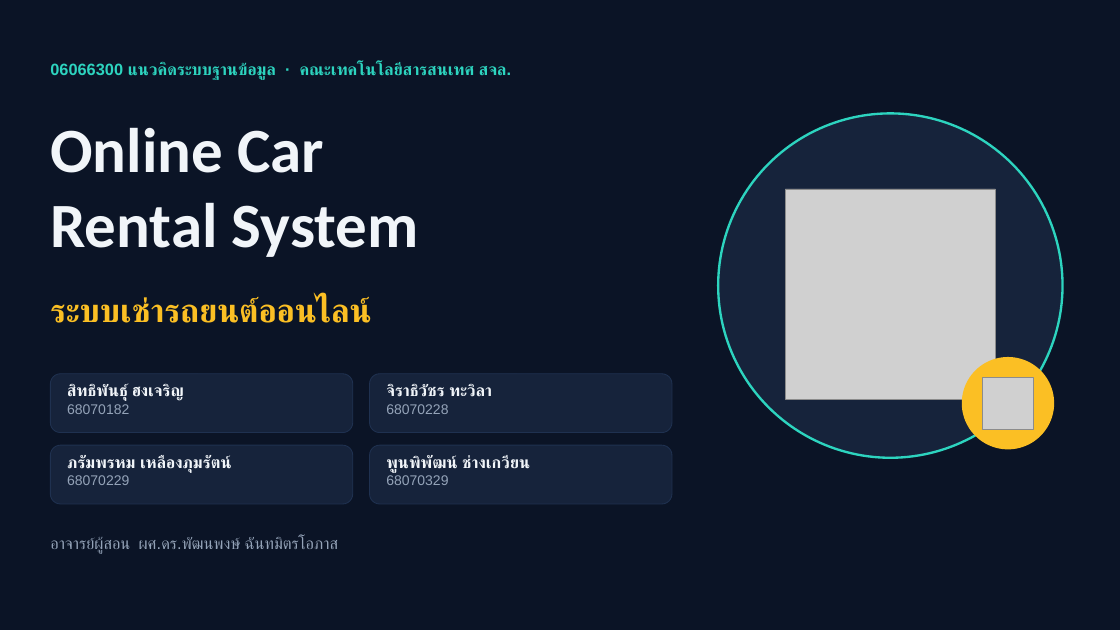
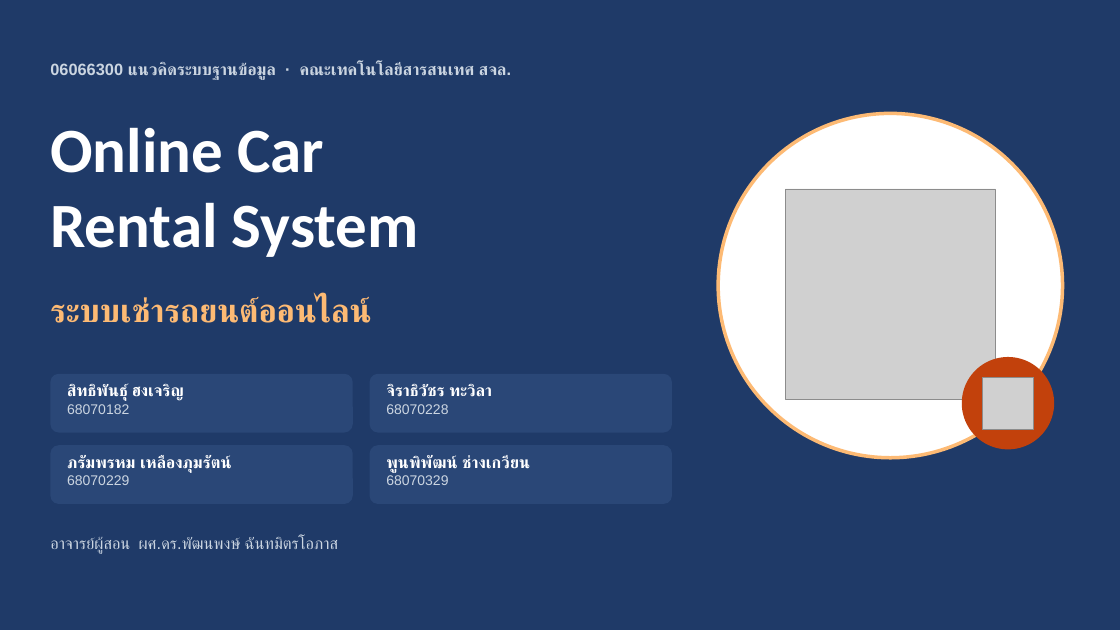
Before and after one commit to 68070299-lang/data, a slide deck: slide 1 of presentation/Online_Car_Rental_System.pptx. Drawn at 1120x630 pixels with LibreOffice and Linux fonts; fonts in the diff are those of the drawing; grey boxes stand for pictures. Boxes give left, top, right and bottom in pixels: in the first picture for what was removed or moved away, otherwise in the second. Text is boxed around its words. In the diff, an @@ line names an element or a change of style, - is before the commit and + after.

```diff
--- a/presentation/Online_Car_Rental_System.pptx
+++ b/presentation/Online_Car_Rental_System.pptx
@@ background #0B1426 to #1F3A68 @@
@@ text "06066300 แนวคิดระบบฐานข้อมูล · คณะเทคโนโลยีสารสนเทศ สจล." at bbox=[50, 62, 511, 80]: text colour #2DD4BF to #CBD5E1 @@
@@ text "Online Car" at bbox=[50, 127, 419, 257]: text colour #F1F5F9 to #FFFFFF @@
@@ ellipse at bbox=[718, 113, 1063, 458]: fill #16233B to #FFFFFF; outline #2DD4BF 2 pt to #FDBA74 3 pt @@
@@ text "ระบบเช่ารถยนต์ออนไลน์" at bbox=[50, 296, 369, 323]: text colour #FBBF24 to #FDBA74 @@
@@ ellipse at bbox=[962, 357, 1054, 450]: fill #FBBF24 to #C2410C @@
@@ text "สิทธิพันธุ์ ฮงเจริญ" at bbox=[67, 384, 183, 414]: text colour #F1F5F9 to #FFFFFF in "สิทธิพันธุ์ ฮงเจริญ"; text colour #94A3B8 to #CBD5E1 in "68070182" @@
@@ text "จิราธิวัชร ทะวิลา" at bbox=[386, 384, 492, 414]: text colour #F1F5F9 to #FFFFFF in "จิราธิวัชร ทะวิลา"; text colour #94A3B8 to #CBD5E1 in "68070228" @@
@@ fill #16233B to #2A4777; outline #1F3150 0.75 pt to none; proportions changed in 4 elements at bbox=[50, 374, 353, 433], bbox=[370, 374, 672, 433], bbox=[50, 445, 353, 504], bbox=[370, 445, 672, 504] @@
@@ text "ภรัมพรหม เหลืองภุมรัตน์" at bbox=[67, 456, 230, 485]: text colour #F1F5F9 to #FFFFFF in "ภรัมพรหม เหลืองภุมรัตน์"; text colour #94A3B8 to #CBD5E1 in "68070229" @@
@@ text "พูนพิพัฒน์ ช่างเกวียน" at bbox=[386, 456, 530, 485]: text colour #F1F5F9 to #FFFFFF in "พูนพิพัฒน์ ช่างเกวียน"; text colour #94A3B8 to #CBD5E1 in "68070329" @@
@@ text "อาจารย์ผู้สอน ผศ.ดร.พัฒนพงษ์ ฉันทมิตรโอภาส" at bbox=[50, 537, 338, 554]: text colour #94A3B8 to #CBD5E1 @@
```
Also in this commit, not shown: 17 other slides changed, 2 other files.
